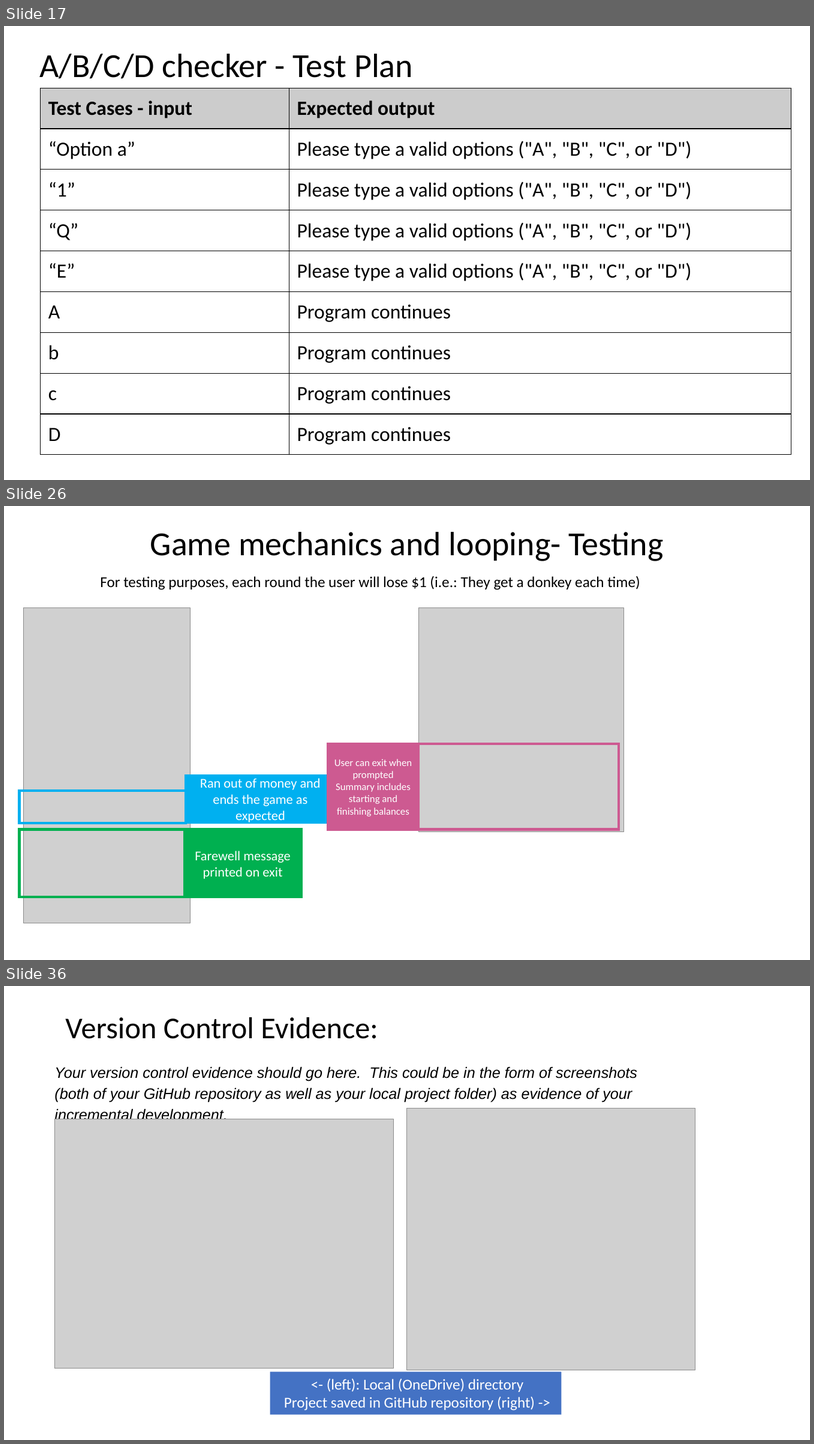
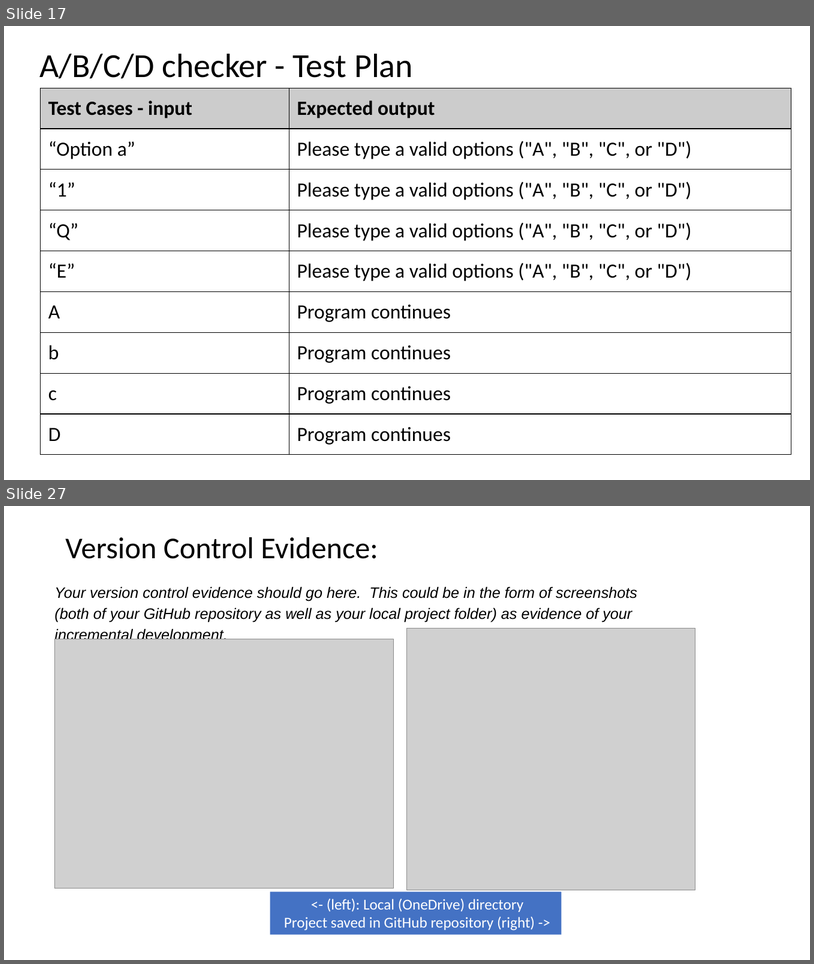
Before and after one commit to twschool/Assessment, a slide deck: Maori quiz documentation.pptx. Shown one above the other, each under a label of ours: slides 17, 26 and 36 before the commit, slides 17 and 27 after it; the slides between them are not shown. The pictures are 814x1444 and 814x964 pixels, drawn with LibreOffice and Linux fonts; fonts in the diff are those of the drawing; grey boxes stand for pictures. Boxes give left, top, right and bottom in pixels: in the first picture for what was removed or moved away, otherwise in the second. Text is boxed around its words. In the diff, an @@ line names an element or a change of style, - is before the commit and + after.

```diff
--- a/Maori quiz documentation.pptx
+++ b/Maori quiz documentation.pptx
@@ slide 26 removed at bbox=[4, 506, 810, 960], background #FFFFFF @@
@@ title removed at bbox=[150, 532, 663, 561] @@
-Game mechanics and looping- Testing
@@ text removed at bbox=[100, 576, 640, 590] @@
-For testing purposes, each round the user will lose $1 (i.e.: They get a donkey each time)
@@ picture removed at bbox=[23, 607, 191, 922] @@
@@ picture removed at bbox=[419, 607, 624, 831] @@
@@ rectangle removed at bbox=[328, 744, 419, 829] @@
-User can exit when prompted
-Summary includes starting and finishing balances
@@ rectangle removed at bbox=[419, 744, 619, 829] @@
@@ rectangle removed at bbox=[186, 775, 335, 822] @@
-Ran out of money and ends the game as expected
@@ rectangle removed at bbox=[19, 790, 185, 822] @@
@@ rectangle removed at bbox=[19, 829, 185, 897] @@
@@ rectangle removed at bbox=[184, 829, 301, 897] @@
-Farewell message printed on exit
@@ what was slide 36 is now slide 27 @@
```
Also in this commit, not shown: 6 slides changed, 2 slides added, 10 other slides removed, 1 other file.
